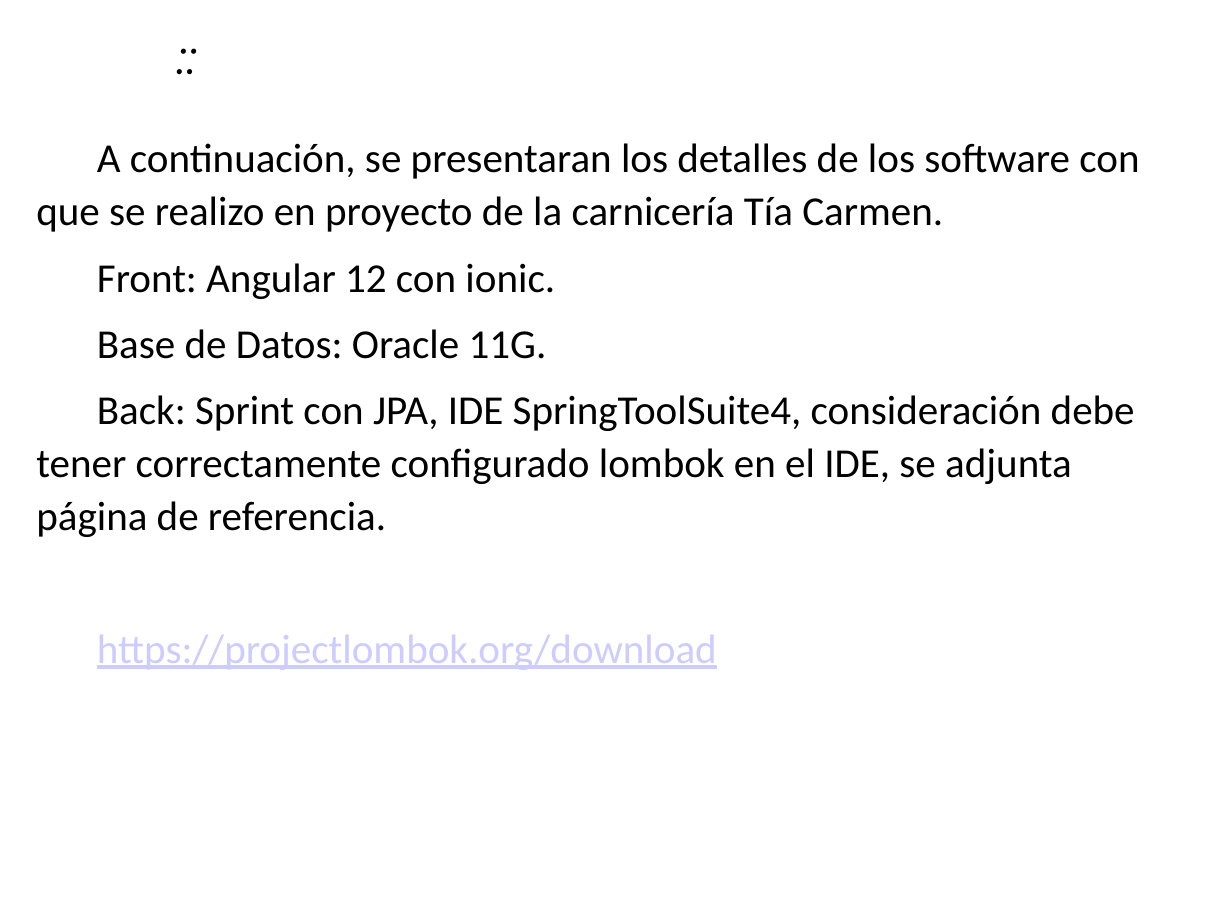
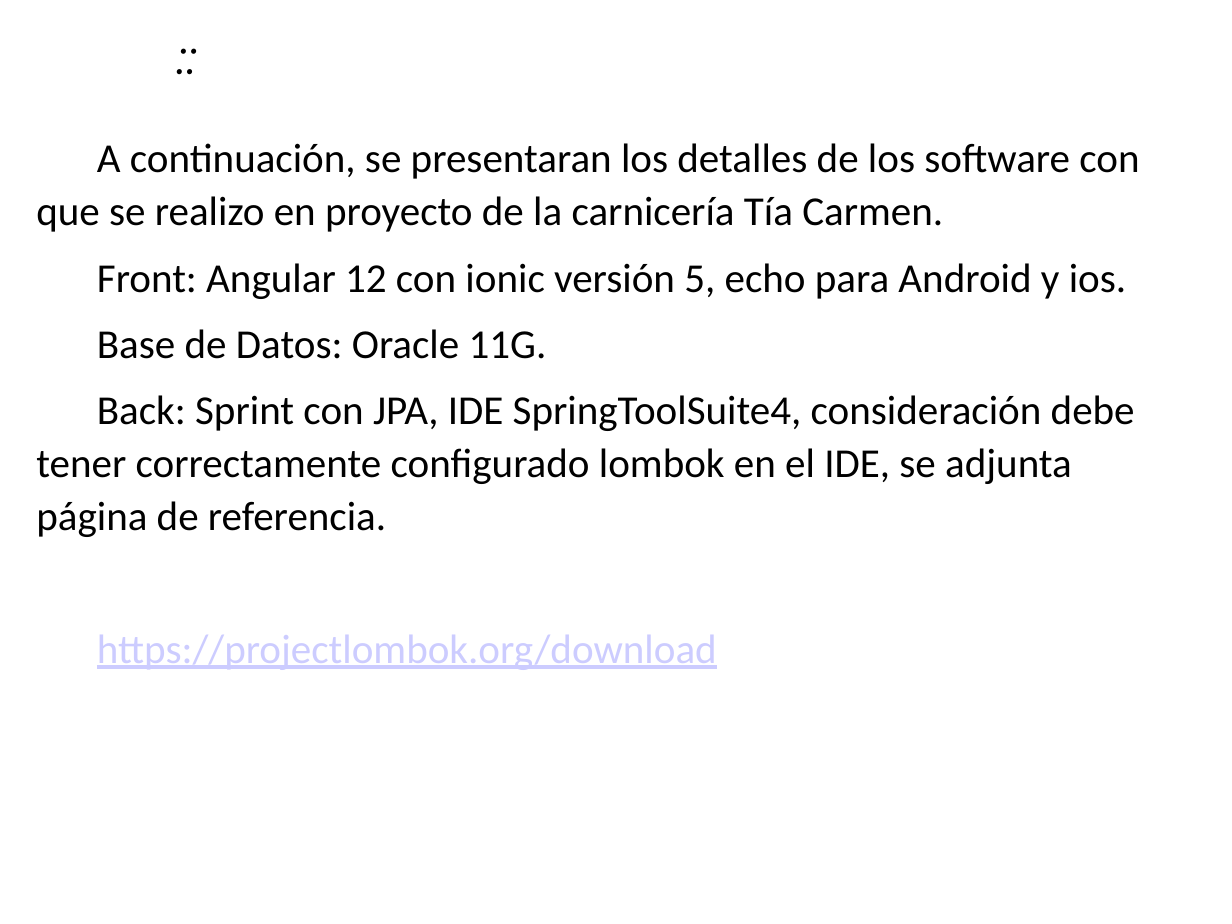
Before and after one commit to ManuelMarinRodriguez/TiaCarmen, a slide deck: slide 8 of Scripts y Documentación/Presentación Producto.pptx (slide 3 before the commit). Drawn at 1232x924 pixels with LibreOffice and Linux fonts; fonts in the diff are those of the drawing; background and template pictures are left out. Boxes give left, top, right and bottom in pixels: in the first picture for what was removed or moved away, otherwise in the second. Text is boxed around its words. In the diff, an @@ line names an element or a change of style, - is before the commit and + after.

```diff
--- a/Scripts y Documentación/Presentación Producto.pptx
+++ b/Scripts y Documentación/Presentación Producto.pptx
@@ text at [97, 263, 1126, 299]: text changed @@
-Front: Angular 12 con ionic.
+Front: Angular 12 con ionic versión 5, echo para Android y ios.
```
Also in this commit, not shown: 6 slides added, 7 slides removed.
